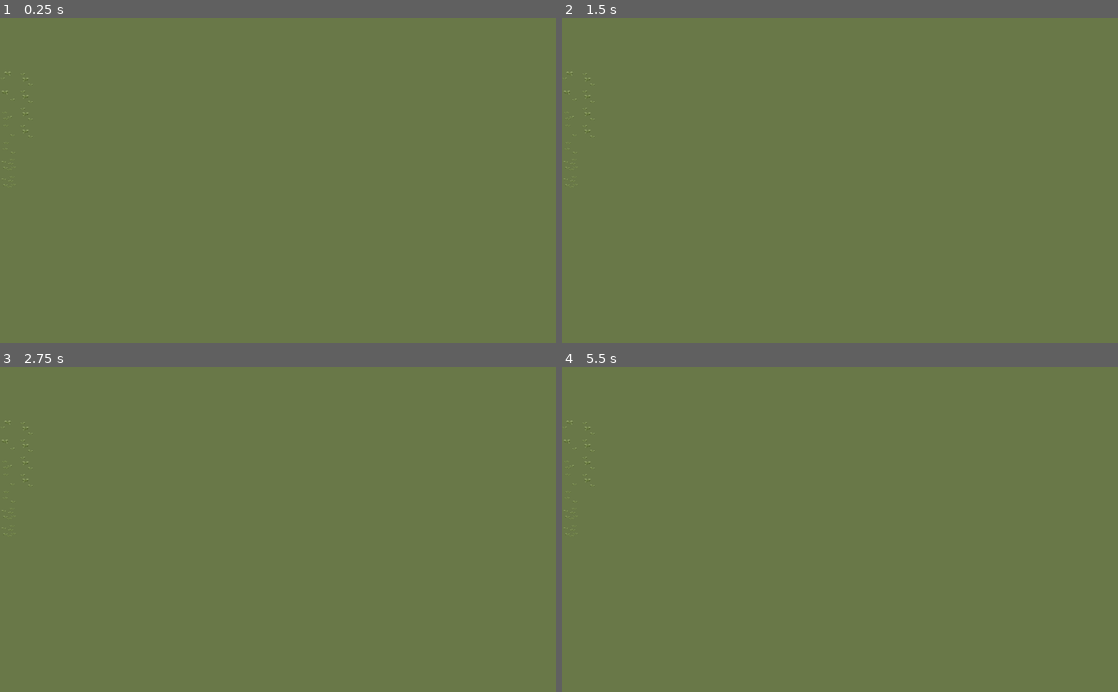
Above: before the commit, frames 1-4 (two rows, left to right).
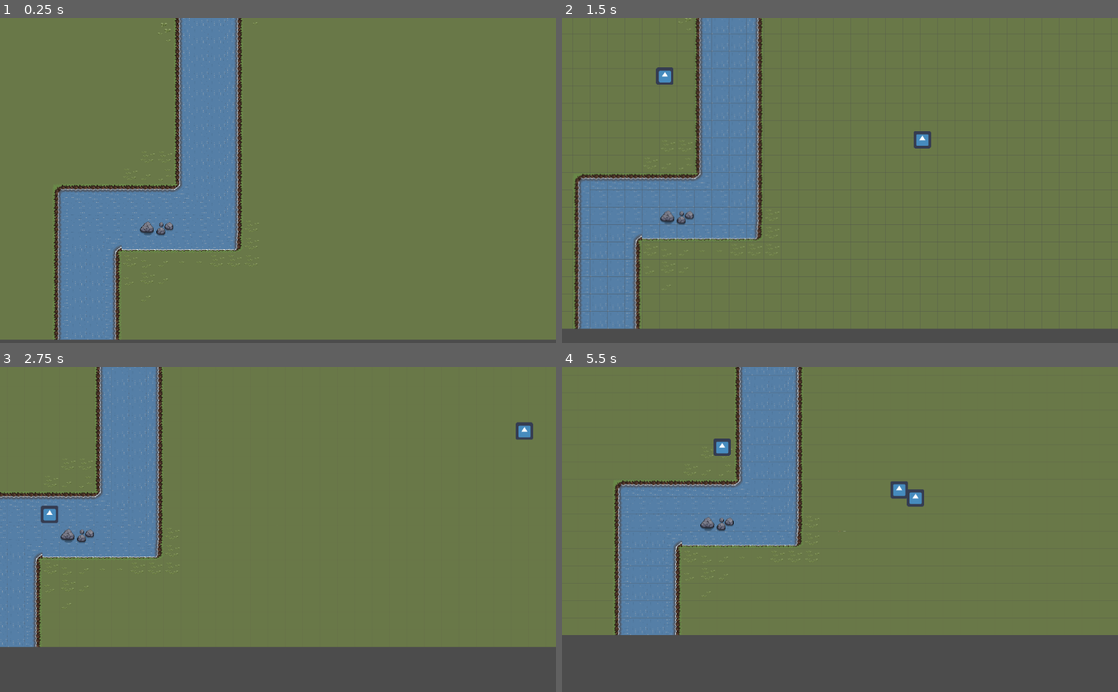
Above: after the commit, the same moments.

Repository: Will-Lerche/Djengis-Khan
Game: Godot game, scene res://scenes/Level 1.tscn
Same seed, same stepped clock (60 frames per second), same inputs: the game is played once before the commit and once after it. This scene is started directly instead of the project's main scene. The engine's default icon, where the game draws it, is replaced by a stand-in: a white triangle on a blue panel in a dark square.
Inputs (mouse positions are in pixels of both pictures, inside the frame that each line leads up to):
- Up to frame 1 (0.25 s): no input
- Up to frame 2 (1.5 s): tap Enter (ui_accept) at 0.5, 0.77 s; move the mouse to (962, 164) at 0.52 s; hold D (right) 0.53-1.28 s; move the mouse to (728, 196) at 1.27 s; hold S (down) from 1.28 s (still down)
- Up to frame 3 (2.75 s): tap Enter (ui_accept) at 1.52 s; move the mouse to (333, 458) at 2.02 s; release S (down) at 2.03 s; hold D (right) from 2.03 s (still down)
- Up to frame 4 (5.5 s): move the mouse to (812, 594) at 2.77 s; release D (right) at 2.78 s; hold W (up) 2.78-3.53 s; tap Enter (ui_accept) at 3.02, 3.77, 4.52 s; move the mouse to (1006, 578) at 3.52 s; hold A (left) 3.53-5.03 s; move the mouse to (673, 480) at 4.27 s; move the mouse to (867, 529) at 5.02 s; hold S (down) from 5.03 s (still down)

The runs differ from the first frame. In frame 1, 17% of the frame differs, in the area x 0-100%, y 0-100%; in frame 2, 20%; in frame 3, 26%; in frame 4, 32%.

Commit message:
Spiller på level 1

Diff:
--- a/scenes/Level 1.tscn
+++ b/scenes/Level 1.tscn
@@ -1,5 +1,6 @@
-[gd_scene load_steps=6 format=2]
+[gd_scene load_steps=7 format=2]
 
+[ext_resource path="res://scenes/player.tscn" type="PackedScene" id=1]
 [ext_resource path="res://assets/Pixelart test tilemap.png" type="Texture" id=11]
 
 [sub_resource type="TileSet" id=1]
@@ -1036,6 +1037,12 @@
 
 [node name="Node2D" type="Node2D"]
 
+[node name="Player" parent="." instance=ExtResource( 1 )]
+position = Vector2( 0, 762 )
+
+[node name="Camera2D" type="Camera2D" parent="Player"]
+current = true
+
 [node name="Environment" type="TileMap" parent="."]
 tile_set = SubResource( 1 )
 cell_size = Vector2( 32, 32 )
@@ -1046,8 +1053,4 @@
 tile_set = SubResource( 2 )
 cell_size = Vector2( 32, 32 )
 format = 1
-tile_data = PoolIntArray( -1769479, 30, 0, -1769478, 31, 0,  …(2567 unchanged characters)… 29, 0, -196580, 32, 0, -196579, 32, 0, 196608, 536870925, 0, 196609, 33, 0, 3276 …(1098 unchanged characters)…
-
-[node name="Camera2D" type="Camera2D" parent="."]
-position = Vector2( 0, 5 )
-zoom = Vector2( 3, 3 )
+tile_data = PoolIntArray( -1769479, 30, 0, -1769478, 31, 0,  …(2567 unchanged characters)… 29, 0, -196580, 32, 0, -196579, 32, 0, 1, 6, 0, 196608, 536870925, 0, 196609, 33, 0, 3276 …(1098 unchanged characters)…
--- a/scenes/player.tscn
+++ b/scenes/player.tscn
@@ -1,17 +1,10 @@
 [gd_scene load_steps=4 format=2]
 
+[ext_resource path="res://assets/Genghis_khan_horse.png" type="Texture" id=1]
 [ext_resource path="res://scripts/player.gd" type="Script" id=2]
 
 [sub_resource type="RectangleShape2D" id=1]
 extents = Vector2( 16, 13.25 )
-
-[sub_resource type="SpriteFrames" id=2]
-animations = [ {
-"frames": [  ],
-"loop": true,
-"name": "default",
-"speed": 5.0
-} ]
 
 [node name="Player" type="KinematicBody2D"]
 script = ExtResource( 2 )
@@ -19,9 +12,9 @@
 [node name="CollisionShape2D" type="CollisionShape2D" parent="."]
 shape = SubResource( 1 )
 
-[node name="Sprite" type="AnimatedSprite" parent="."]
+[node name="Sprite" type="Sprite" parent="."]
 scale = Vector2( 0.5, 0.5 )
-frames = SubResource( 2 )
+texture = ExtResource( 1 )
 
 [node name="Node2D" type="Node2D" parent="."]
 
